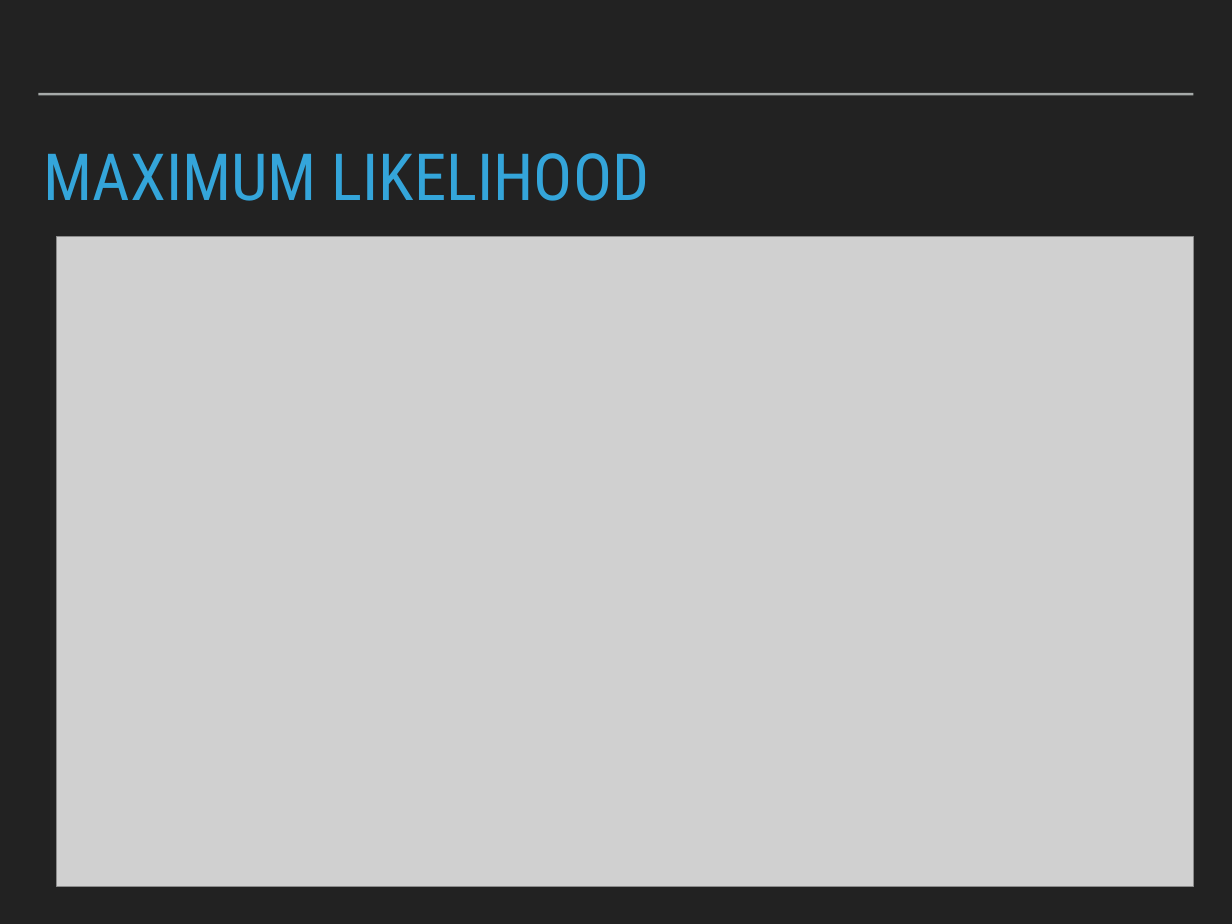
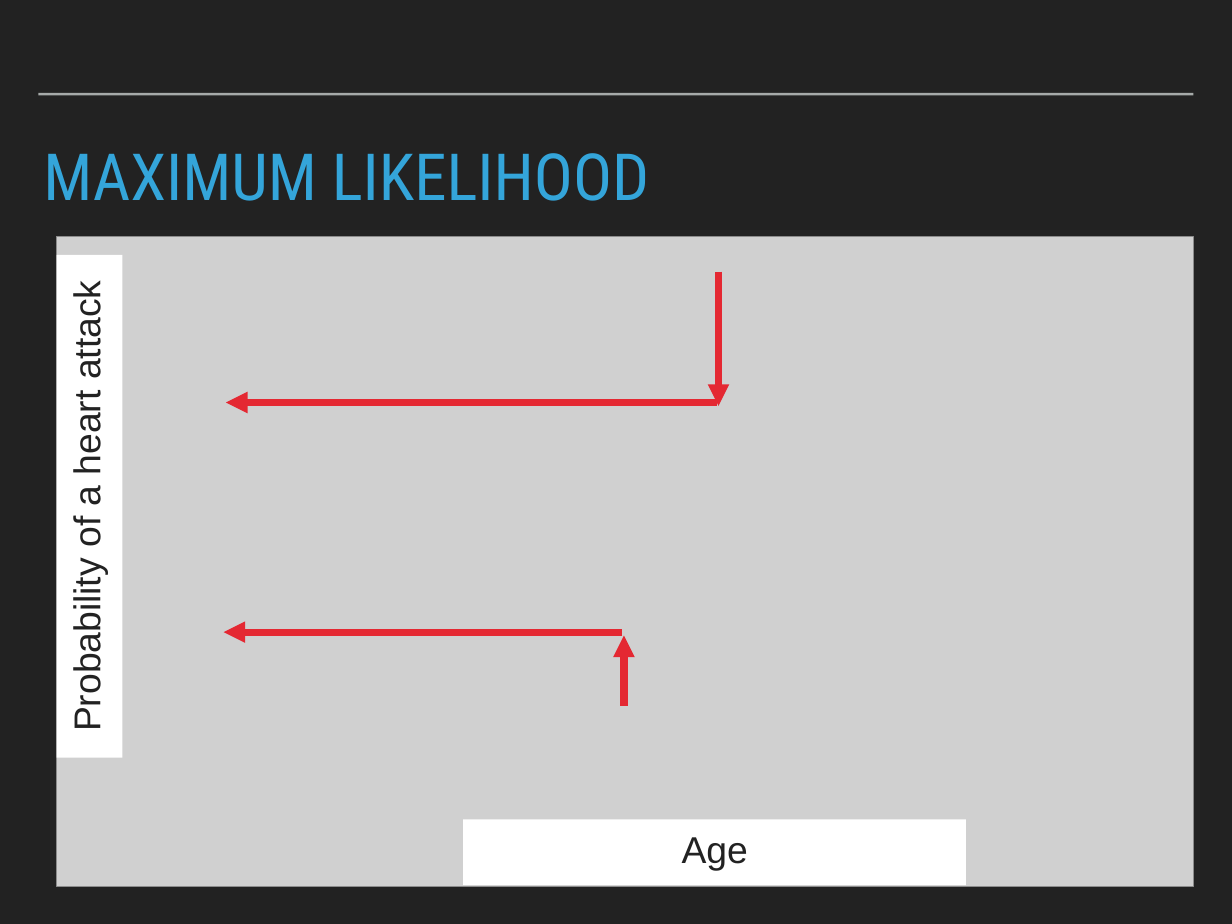
Before and after one commit to patricks1/noble-machine-learning, a slide deck: slide 12 of Session4/Session4_Slides.pptx (slide 16 before the commit). Drawn at 1232x924 pixels with LibreOffice and Linux fonts; fonts in the diff are those of the drawing; grey boxes stand for pictures. Boxes give left, top, right and bottom in pixels: in the first picture for what was removed or moved away, otherwise in the second. Text is boxed around its words. In the diff, an @@ line names an element or a change of style, - is before the commit and + after.

```diff
--- a/Session4/Session4_Slides.pptx
+++ b/Session4/Session4_Slides.pptx
@@ rectangle added at <box>56,255,122,757</box>, fill #FFFFFF, 31 pt, text #222222 @@
+Probability of a heart attack
@@ arrow added from (718, 272) to (718, 406), #E42832 6 pt @@
@@ arrow added from (717, 403) to (226, 403), #E42832 6 pt @@
@@ arrow added from (622, 632) to (224, 632), #E42832 6 pt @@
@@ arrow added from (624, 706) to (624, 636), #E42832 6 pt @@
@@ rectangle added at <box>464,820,966,885</box>, fill #FFFFFF, 31 pt, text #222222 @@
+Age
```
Also in this commit, not shown: 1 other slide changed, 8 slides added, 12 slides removed, 2 other files.
